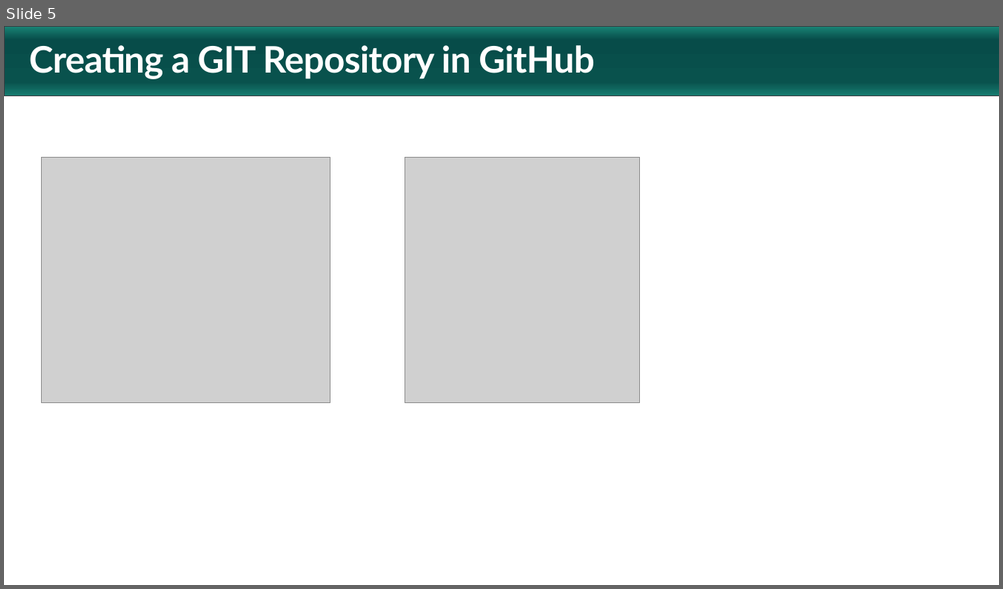
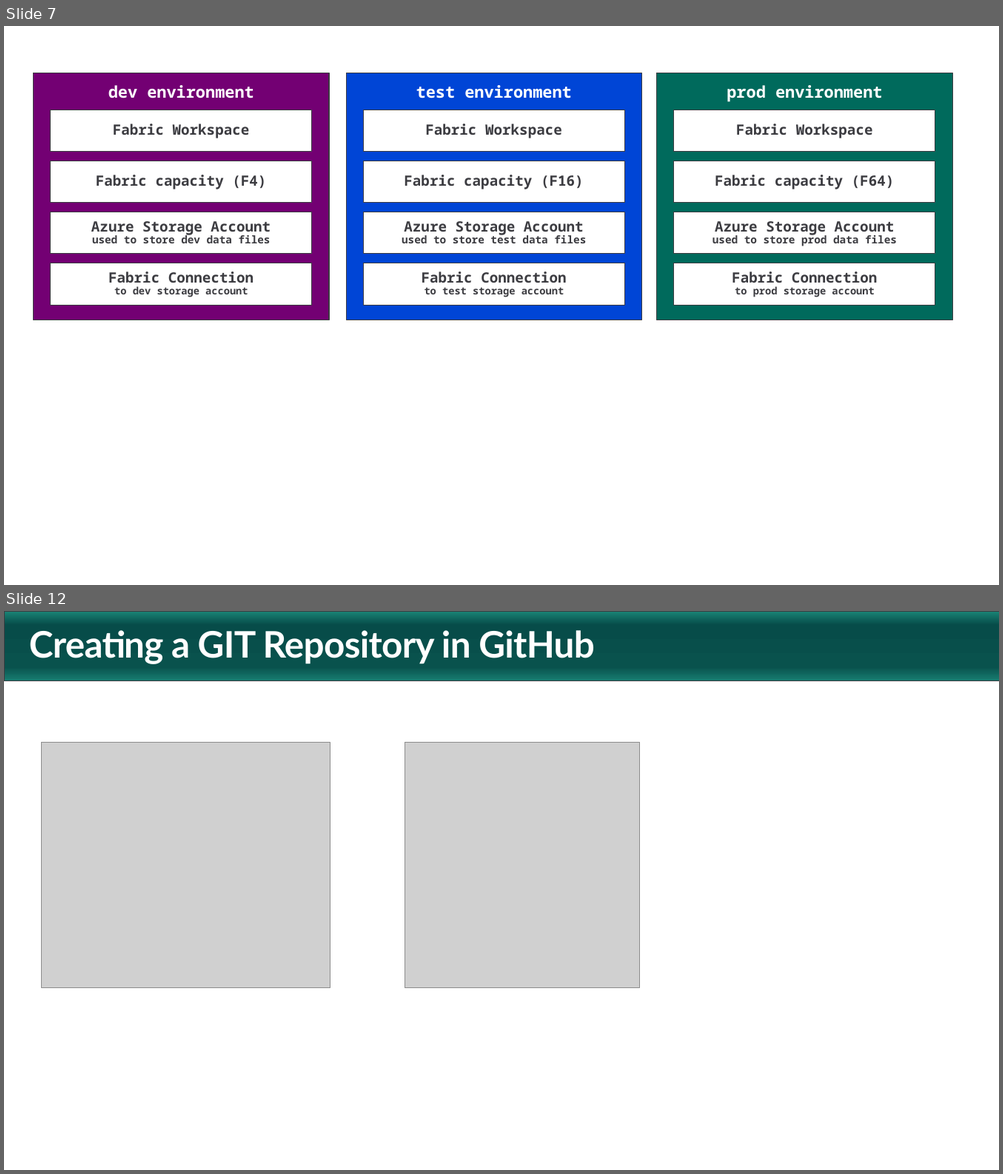
Before and after one commit to FabricDevCamp/fabric-cicd-whitepaper, a slide deck: pptx/Part 2 - Deploying a Fabric CICD Project.pptx. Shown one above the other, each under a label of ours: slide 5 before the commit, slides 7 and 12 after it; the slides between them are not shown. The pictures are 1003x589 and 1003x1174 pixels, drawn with LibreOffice and Linux fonts; fonts in the diff are those of the drawing; grey boxes stand for pictures; background and template pictures are left out. Boxes give left, top, right and bottom in pixels: in the first picture for what was removed or moved away, otherwise in the second. Text is boxed around its words. In the diff, an @@ line names an element or a change of style, - is before the commit and + after.

```diff
--- a/pptx/Part 2 - Deploying a Fabric CICD Project.pptx
+++ b/pptx/Part 2 - Deploying a Fabric CICD Project.pptx
@@ slide 7 added at (x1=4, y1=26, x2=999, y2=585), background #FFFFFF @@
@@ rectangle added at (x1=34, y1=73, x2=329, y2=320), fill #730073, outline #3C3C41 0.75 pt, 16 pt, text #FFFFFF, bold @@
+dev environment
@@ rectangle added at (x1=346, y1=73, x2=642, y2=320), fill #0045D6, outline #3C3C41 0.75 pt, 16 pt, text #FFFFFF, bold @@
+test environment
@@ rectangle added at (x1=657, y1=73, x2=952, y2=320), fill #006A5C, outline #3C3C41 0.75 pt, 16 pt, text #FFFFFF, bold @@
+prod environment
@@ rectangle added at (x1=51, y1=110, x2=312, y2=152), fill #FFFFFF, outline #3C3C41 0.75 pt, 14 pt, text #3C3C41, bold @@
+Fabric Workspace
@@ rectangle added at (x1=363, y1=110, x2=624, y2=152), fill #FFFFFF, outline #3C3C41 0.75 pt, 14 pt, text #3C3C41, bold @@
+Fabric Workspace
@@ rectangle added at (x1=674, y1=110, x2=935, y2=152), fill #FFFFFF, outline #3C3C41 0.75 pt, 14 pt, text #3C3C41, bold @@
+Fabric Workspace
@@ rectangle added at (x1=51, y1=161, x2=312, y2=203), fill #FFFFFF, outline #3C3C41 0.75 pt, 14 pt, text #3C3C41, bold @@
+Fabric capacity (F4)
@@ rectangle added at (x1=363, y1=161, x2=624, y2=203), fill #FFFFFF, outline #3C3C41 0.75 pt, 14 pt, text #3C3C41, bold @@
+Fabric capacity (F16)
@@ rectangle added at (x1=674, y1=161, x2=935, y2=203), fill #FFFFFF, outline #3C3C41 0.75 pt, 14 pt, text #3C3C41, bold @@
+Fabric capacity (F64)
@@ rectangle added at (x1=51, y1=212, x2=312, y2=254), fill #FFFFFF, outline #3C3C41 0.75 pt, 10.5 pt, text #3C3C41, bold @@
+Azure Storage Account
+used to store dev data files
@@ rectangle added at (x1=363, y1=212, x2=624, y2=254), fill #FFFFFF, outline #3C3C41 0.75 pt, 10.5 pt, text #3C3C41, bold @@
+Azure Storage Account
+used to store test data files
@@ rectangle added at (x1=674, y1=212, x2=935, y2=254), fill #FFFFFF, outline #3C3C41 0.75 pt, 10.5 pt, text #3C3C41, bold @@
+Azure Storage Account
+used to store prod data files
@@ rectangle added at (x1=51, y1=264, x2=312, y2=306), fill #FFFFFF, outline #3C3C41 0.75 pt, 10 pt, text #3C3C41, bold @@
+Fabric Connection
+to dev storage account
@@ rectangle added at (x1=363, y1=264, x2=624, y2=306), fill #FFFFFF, outline #3C3C41 0.75 pt, 10 pt, text #3C3C41, bold @@
+Fabric Connection
+to test storage account
@@ rectangle added at (x1=674, y1=264, x2=935, y2=306), fill #FFFFFF, outline #3C3C41 0.75 pt, 10 pt, text #3C3C41, bold @@
+Fabric Connection
+to prod storage account
@@ what was slide 5 is now slide 12 @@
```
Also in this commit, not shown: 1 slide changed, 8 other slides added, 2 slides removed, 5 other files.
